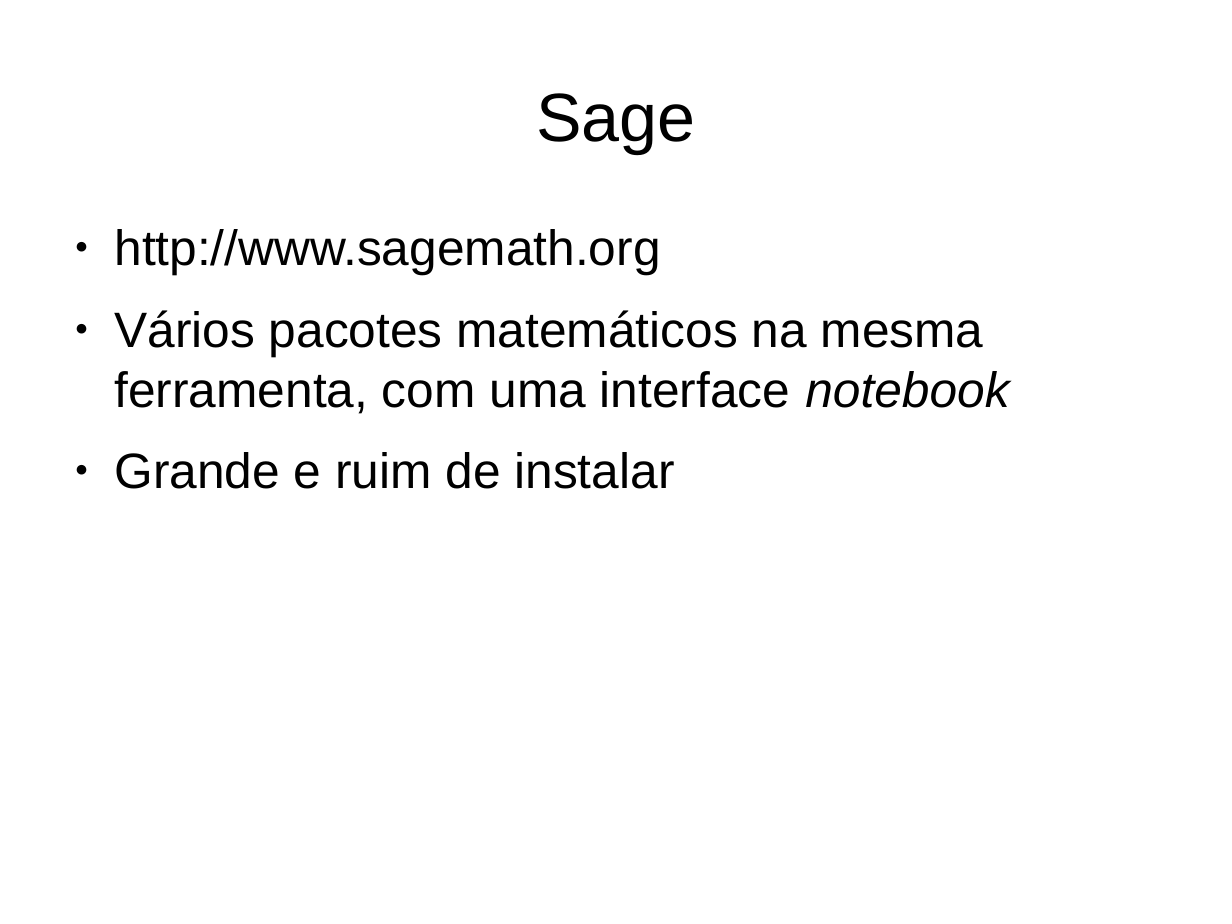
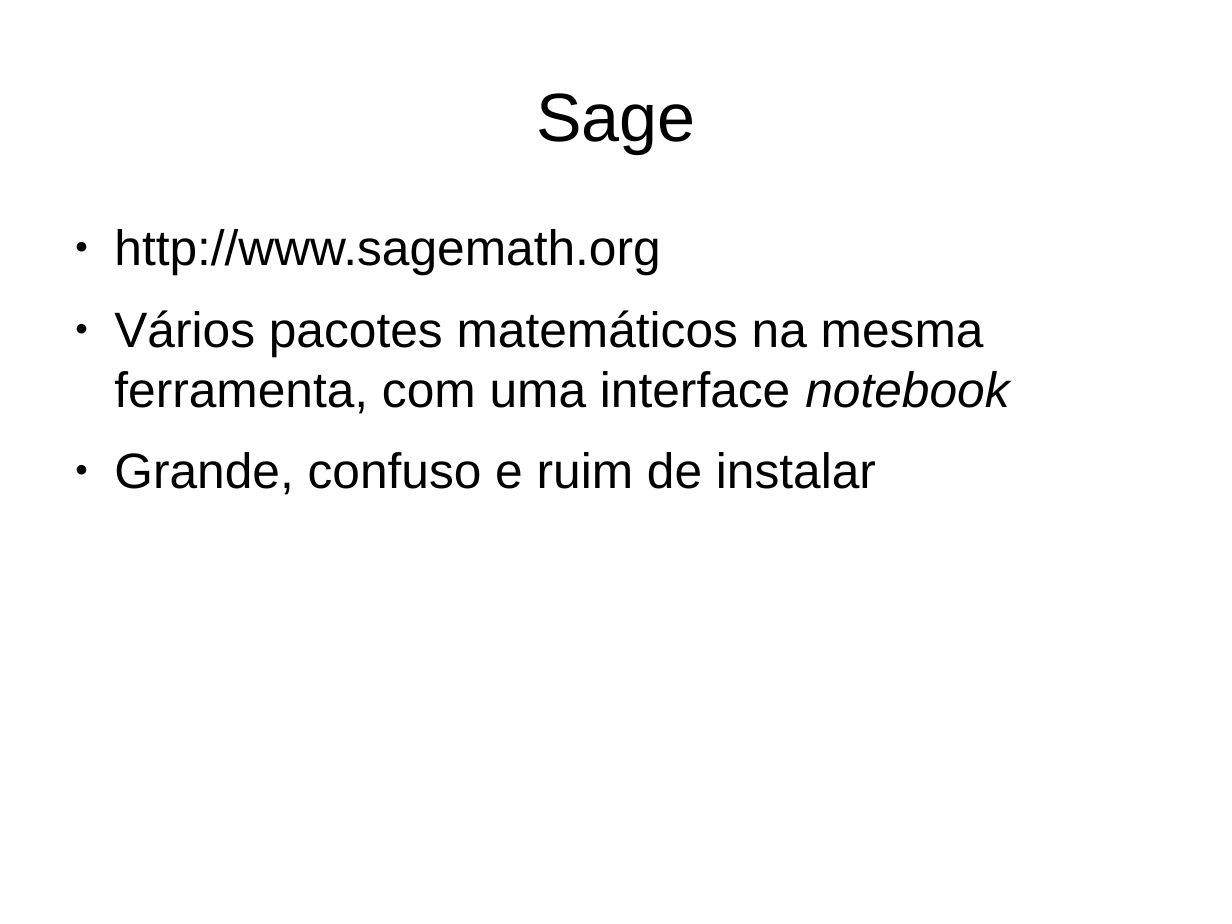
Before and after one commit to renanbirck/sfdsm-2015, a slide deck: slide 7 of Slides.odp. Drawn at 1232x924 pixels with LibreOffice and Linux fonts; fonts in the diff are those of the drawing. Boxes give left, top, right and bottom in pixels: in the first picture for what was removed or moved away, otherwise in the second. Text is boxed around its words. In the diff, an @@ line names an element or a change of style, - is before the commit and + after.

```diff
--- a/Slides.odp
+++ b/Slides.odp
@@ text at [114,452,876,495]: text changed @@
-● Grande e ruim de instalar
+● Grande, confuso e ruim de instalar
```
Also in this commit, not shown: 1 other slide changed, 2 slides added, 1 slide removed, 1 other file.
